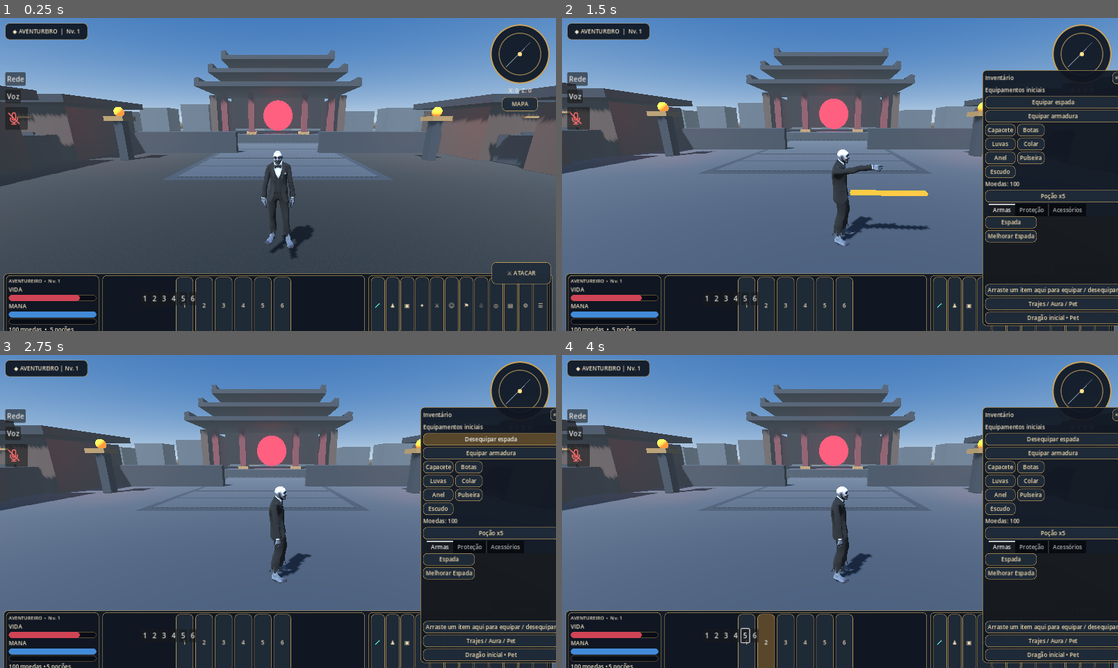
Above: before the commit, frames 1-4 (two rows, left to right).
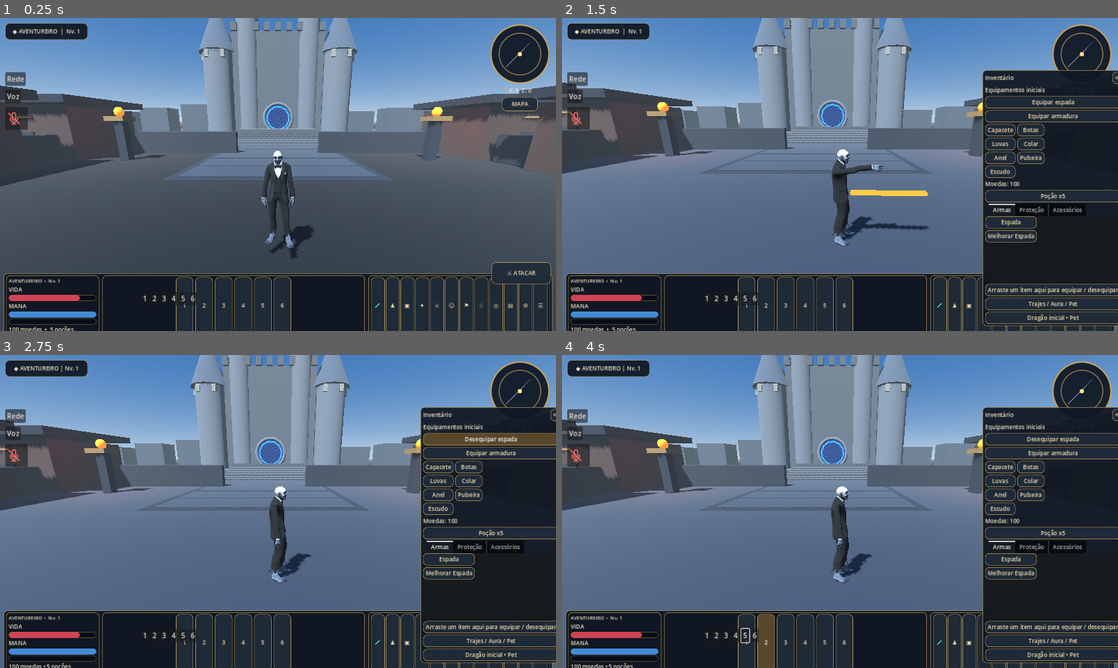
Above: after the commit, the same moments.

Repository: lolprogif/LolPRO-ON
Game: Godot game, scene res://World.tscn
Same seed, same stepped clock (60 frames per second), same inputs: the game is played once before the commit and once after it. This scene is started directly instead of the project's main scene.
Inputs (mouse positions are in pixels of both pictures, inside the frame that each line leads up to):
- Up to frame 1 (0.25 s): no input
- Up to frame 2 (1.5 s): tap Enter at 0.5 s; move the mouse to (962, 158) at 0.52 s; hold D 0.53-1.25 s; tap I at 0.6 s; click (962, 158) at 0.67 s; tap Space at 0.77 s; drag from (728, 190) to (812, 237) at 1.27 s
- Up to frame 3 (2.75 s): click "MAPA" at 2 s
- Up to frame 4 (4 s): click "1" at 2.75 s; click "2" at 3.5 s

The runs differ from the first frame. In frame 1, 9.3% of the frame differs, in the area x 34-66%, y 0-41%; in frame 2, 9.3%; in frame 3, 9.3%; in frame 4, 9.3%.

Commit message:
Add medieval castle, blue walk-through portals and mobile shadow optimization

Diff:
--- a/world.gd
+++ b/world.gd
@@ -35,7 +35,7 @@
 	add_child(env)
 	var sun := DirectionalLight3D.new()
 	sun.rotation_degrees = Vector3(-55,-35,0)
-	sun.shadow_enabled = true
+	sun.shadow_enabled = not OS.has_feature("mobile")
 	add_child(sun)
 	var ground := StaticBody3D.new()
 	add_child(ground)
@@ -415,60 +415,34 @@
 	map_box("TempleRoad", Vector3(0,-0.145,-18), Vector3(12,0.3,24), dark_stone)
 	for i in range(6):
 		map_box("RoadTile", Vector3(0,0.015,-8.0-float(i)*3.0), Vector3(11,0.02,2.7), stone, false)
-	# Entrance stairs.
-	# Decorative steps sit over a continuous walkable ramp; they do not block the player.
-	for i in range(5):
-		map_box("TempleStep", Vector3(0,0.11+float(i)*0.22,-31.9+float(i)*1.0), Vector3(13.0-float(i)*0.8,0.22,1.0), dark_stone, false)
-	var ramp_body := StaticBody3D.new()
-	ramp_body.name = "TempleAccessRamp"
-	ramp_body.position = Vector3(0,0.55,-29.5)
-	ramp_body.rotation.x = atan(1.1/6.0)
-	var ramp_collision := CollisionShape3D.new()
-	var ramp_shape := BoxShape3D.new()
-	ramp_shape.size = Vector3(12.0,0.22,6.0)
-	ramp_collision.shape = ramp_shape
-	ramp_body.add_child(ramp_collision)
-	add_child(ramp_body)
-	# Main temple platform, columns and walls.
-	map_box("TempleFoundation", Vector3(0,0.55,-34), Vector3(22,1.1,15), dark_stone)
-	map_box("TempleBackWall", Vector3(0,5.1,-40.5), Vector3(19,7.0,1.0), wood)
-	map_box("TempleLeftWall", Vector3(-9.5,4.0,-34), Vector3(1.0,5.5,13), wood)
-	map_box("TempleRightWall", Vector3(9.5,4.0,-34), Vector3(1.0,5.5,13), wood)
-	for x in [-8.0,-4.0,4.0,8.0]:
-		map_box("TempleColumn", Vector3(x,4.0,-28.2), Vector3(0.9,6.2,0.9), red)
-		map_box("ColumnBase", Vector3(x,1.1,-28.2), Vector3(1.5,0.8,1.5), gold)
-	# Red glowing portal at the back of the temple.
-	var portal := MeshInstance3D.new()
-	var portal_mesh := CylinderMesh.new()
-	portal_mesh.top_radius = 3.0
-	portal_mesh.bottom_radius = 3.0
-	portal_mesh.height = 0.22
-	portal.mesh = portal_mesh
-	var portal_mat := StandardMaterial3D.new()
-	portal_mat.albedo_color = Color("d52b35")
-	portal_mat.emission_enabled = true
-	portal_mat.emission = Color("ff1728")
-	portal_mat.emission_energy_multiplier = 2.4
-	portal.material_override = portal_mat
-	portal.position = Vector3(0,4.2,-39.65)
-	portal.rotation_degrees.x = 90
-	add_child(portal)
-	var portal_light := OmniLight3D.new()
-	portal_light.position = Vector3(0,4.2,-36.8)
-	portal_light.light_color = Color("ff2937")
-	portal_light.light_energy = 3.0
-	portal_light.omni_range = 13.0
-	add_child(portal_light)
-	# Three-tier oriental roof with raised eaves and gold ridge.
-	for tier in range(3):
-		var y := 8.0+float(tier)*2.0
-		var width := 23.0-float(tier)*3.3
-		var depth := 16.0-float(tier)*2.4
-		map_box("PagodaRoof", Vector3(0,y,-34), Vector3(width,0.55,depth), roof, false)
-		map_box("RoofGoldRidge", Vector3(0,y+0.35,-34), Vector3(width*0.52,0.12,0.22), gold, false)
-		for side in [-1.0,1.0]:
-			var eave := map_box("RaisedEave", Vector3(side*(width*0.5-0.4),y+0.45,-34), Vector3(0.65,0.7,depth), roof, false)
-			eave.rotation.z = -side*0.10
+	# Medieval castle: walkable approach and blue gateway.
+	map_box("CastleFoundation", Vector3(0,0.5,-34), Vector3(24,1,16), dark_stone)
+	for i in range(8):
+		map_box("CastleStep", Vector3(0,0.0625+float(i)*0.125,-22.5-float(i)), Vector3(12,0.125+float(i)*0.25,1), stone, false)
+	var ramp := map_box("CastleRamp", Vector3(0,0.43,-26), Vector3(12,0.2,8), stone)
+	ramp.get_parent().rotation.x = atan(1.0/8.0)
+	ramp.hide()
+	map_box("CastleKeep", Vector3(0,9,-37), Vector3(15,16,8), stone)
+	for x in [-10.0,10.0,-5.0,5.0]:
+		var h: float = 13.0 if absf(x)>8.0 else 20.0
+		castle_tower(Vector3(x,1,-34),h,2.5 if absf(x)>8.0 else 1.8)
+	for i in range(9):
+		map_box("Battlement",Vector3(-7.0+float(i)*1.75,17.5,-33),Vector3(0.9,1.2,1),stone,false)
+	for x in [-5.0,5.0]:
+		map_box("Banner",Vector3(x,7,-32.85),Vector3(1.5,5,0.06),Color("173c80"),false)
+		map_box("BannerTrim",Vector3(x,4.5,-32.78),Vector3(1.5,0.12,0.08),gold,false)
+	castle_portal(Vector3(0,3.6,-32.6),Vector3(0,0.2,70))
+	# Separate interior on the same map, preserving network coordinates.
+	map_box("HallFloor",Vector3(0,0.1,70),Vector3(24,0.2,24),stone)
+	for x in [-12.0,12.0]:
+		map_box("HallWall",Vector3(x,4,70),Vector3(1,8,24),dark_stone)
+	for z in [58.0,82.0]:
+		map_box("HallWall",Vector3(0,4,z),Vector3(24,8,1),dark_stone)
+	for x in [-8.0,8.0]:
+		for z in [62.0,70.0,78.0]:
+			map_box("HallColumn",Vector3(x,4,z),Vector3(1.2,8,1.2),stone)
+	map_box("HallCeiling",Vector3(0,8,70),Vector3(24,0.5,24),dark_stone)
+	castle_portal(Vector3(0,2.6,80),Vector3(0,1.2,-29))
 	# Entrance gate in front of the courtyard.
 	for x in [-7.0,7.0]:
 		map_box("GatePost", Vector3(x,3.3,12.0), Vector3(1.25,6.5,1.25), red)
@@ -504,6 +478,105 @@
 	map_box("WelcomeSign", Vector3(0,1.5,17.0), Vector3(4.5,2.8,0.35), wood, false)
 	map_box("WelcomePlaque", Vector3(0,2.0,16.78), Vector3(3.6,0.8,0.12), gold, false)
 
+var castle_materials := {}
+var portal_lock_until := 0
+
+func castle_stone(color: Color) -> StandardMaterial3D:
+	if castle_materials.has(color):
+		return castle_materials[color]
+	var mat := StandardMaterial3D.new()
+	mat.albedo_color = color.lightened(0.25)
+	mat.roughness = 0.95
+	var img := Image.create(256,256,false,Image.FORMAT_RGB8)
+	for y in range(256):
+		for x in range(256):
+			var row := y / 32
+			var bx := (x + (int(row) % 2)*32) % 64
+			var by := y % 32
+			var grain := float((x*17+y*31+x*y*3)%23)/100.0
+			var shade := 0.32 if bx < 2 or by < 2 else 0.64+grain
+			img.set_pixel(x,y,Color(shade,shade,shade))
+	img.generate_mipmaps()
+	mat.albedo_texture = ImageTexture.create_from_image(img)
+	mat.uv1_triplanar = true
+	mat.uv1_scale = Vector3(0.65,0.65,0.65)
+	castle_materials[color] = mat
+	return mat
+
+func castle_tower(pos: Vector3, h: float, radius: float):
+	var shaft := MeshInstance3D.new()
+	var cylinder := CylinderMesh.new()
+	cylinder.top_radius = radius
+	cylinder.bottom_radius = radius
+	cylinder.height = h
+	cylinder.radial_segments = 20
+	shaft.mesh = cylinder
+	shaft.material_override = castle_stone(Color("65717e"))
+	add_child(shaft)
+	shaft.position = pos + Vector3(0,h*0.5,0)
+	var roof := MeshInstance3D.new()
+	var cone := CylinderMesh.new()
+	cone.top_radius = 0.04
+	cone.bottom_radius = radius*1.25
+	cone.height = radius*3.0
+	cone.radial_segments = 20
+	roof.mesh = cone
+	roof.material_override = castle_stone(Color("273e59"))
+	add_child(roof)
+	roof.position = pos + Vector3(0,h+radius*1.5,0)
+	for i in range(6):
+		var angle := TAU*float(i)/6.0
+		map_box("TowerTrim",pos+Vector3(cos(angle)*radius,h-0.5,sin(angle)*radius),Vector3(0.6,1.2,0.6),Color("9b9383"),false)
+
+func castle_portal(pos: Vector3, destination: Vector3):
+	var ring := MeshInstance3D.new()
+	var torus := TorusMesh.new()
+	torus.inner_radius = 2.15
+	torus.outer_radius = 2.65
+	torus.rings = 32
+	torus.ring_segments = 12
+	ring.mesh = torus
+	ring.material_override = castle_stone(Color("65717e"))
+	add_child(ring)
+	ring.position = pos
+	ring.rotation_degrees.x = 90
+	var disc := MeshInstance3D.new()
+	var quad := QuadMesh.new()
+	quad.size = Vector2(4.3,4.3)
+	disc.mesh = quad
+	var shader := Shader.new()
+	shader.code = """shader_type spatial;
+render_mode unshaded, cull_disabled;
+void fragment(){
+ vec2 p=UV*2.0-1.0;
+ float r=length(p);
+ if(r>1.0){discard;}
+ float a=atan(p.y,p.x);
+ float wave=sin(a*12.0-r*22.0+TIME*2.0);
+ float rim=exp(-pow((r-0.87)*18.0,2.0));
+ ALBEDO=vec3(0.015,0.12,0.38)+vec3(0.15,0.65,1.0)*(rim+0.16*wave+0.18);
+}"""
+	var mat := ShaderMaterial.new()
+	mat.shader = shader
+	disc.material_override = mat
+	add_child(disc)
+	disc.position = pos + Vector3(0,0,0.08)
+	var area := Area3D.new()
+	var shape := CollisionShape3D.new()
+	var box := BoxShape3D.new()
+	box.size = Vector3(4.1,5.2,1.4)
+	shape.shape = box
+	area.add_child(shape)
+	add_child(area)
+	area.position = pos
+	area.body_entered.connect(func(body: Node3D):
+		if body != player or Time.get_ticks_msec() < portal_lock_until:
+			return
+		portal_lock_until = Time.get_ticks_msec()+2000
+		player.set_deferred("position",destination)
+		player.velocity = Vector3.ZERO
+	)
+
 func map_box(label: String, pos: Vector3, size: Vector3, color: Color, solid: bool = true) -> MeshInstance3D:
 	var body: Node3D = StaticBody3D.new() if solid else Node3D.new()
 	body.name = label
@@ -515,7 +588,7 @@
 	var material := StandardMaterial3D.new()
 	material.albedo_color = color
 	material.roughness = 0.88
-	mesh.material_override = material
+	mesh.material_override = castle_stone(color) if label.begins_with("Castle") or label.begins_with("Hall") or label == "Battlement" else material
 	body.add_child(mesh)
 	if solid:
 		var collision := CollisionShape3D.new()
